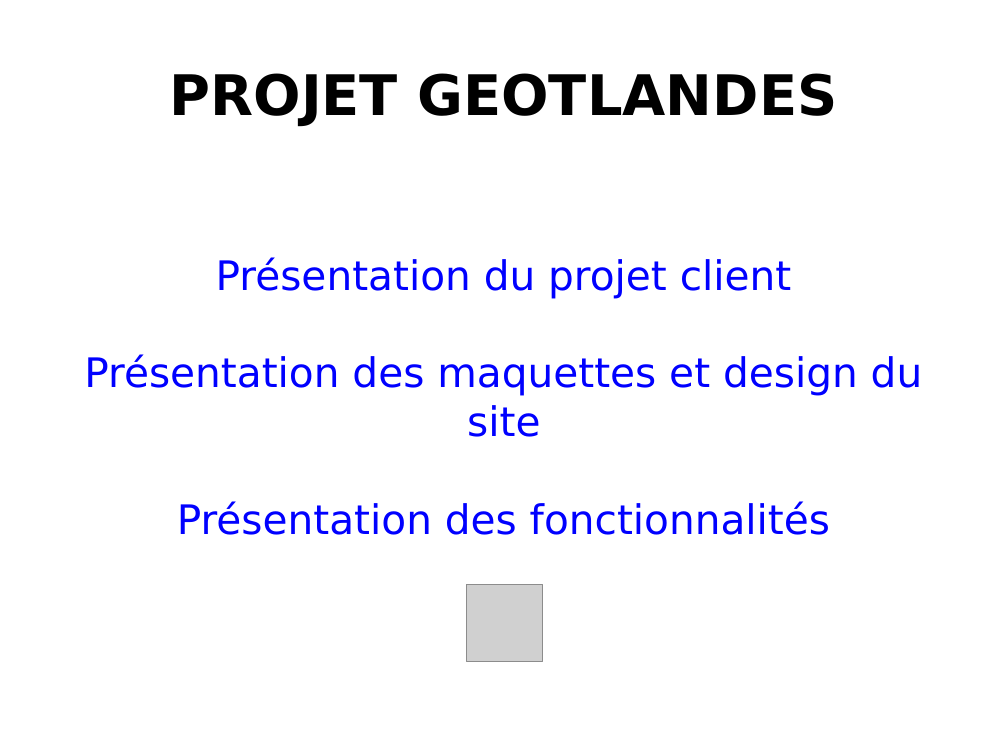
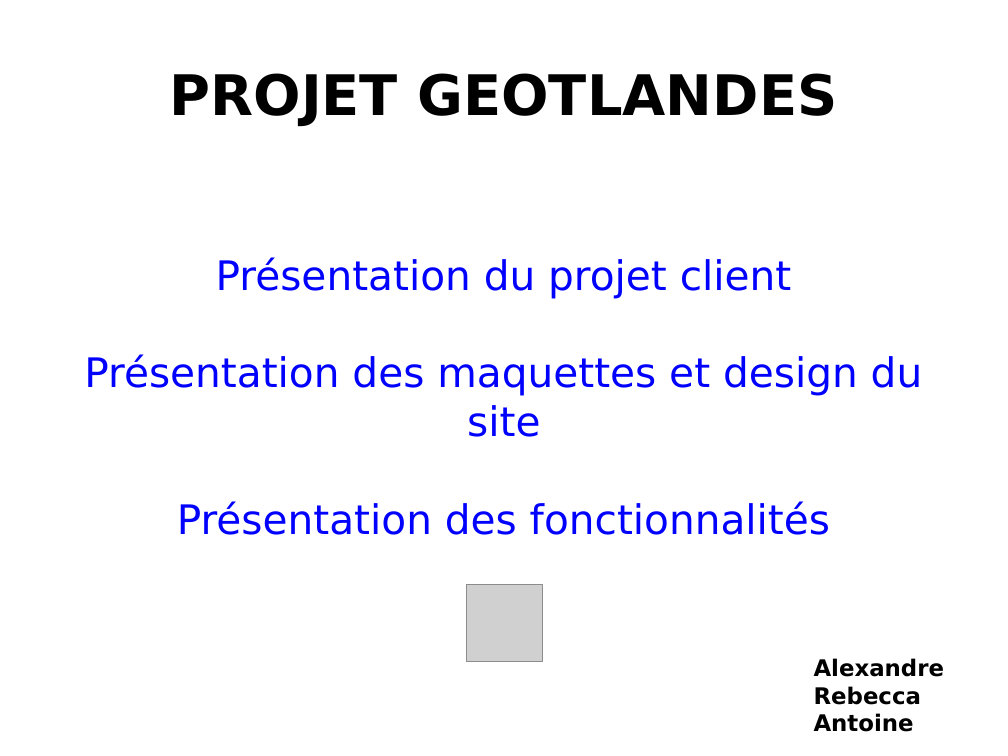
Before and after one commit to KatsuKumi/GeotLandes_WCS, a slide deck: slide 1 of Diapo.odp. Drawn at 1008x756 pixels with LibreOffice and Linux fonts; fonts in the diff are those of the drawing; grey boxes stand for pictures. Boxes give left, top, right and bottom in pixels: in the first picture for what was removed or moved away, otherwise in the second. Text is boxed around its words. In the diff, an @@ line names an element or a change of style, - is before the commit and + after.

```diff
--- a/Diapo.odp
+++ b/Diapo.odp
@@ text added at bbox=[814, 658, 944, 732], 18 pt, text #000000, bold @@
+Alexandre
+Rebecca
+Antoine
```
Also in this commit, not shown: 1 slide removed, 4 other files.
